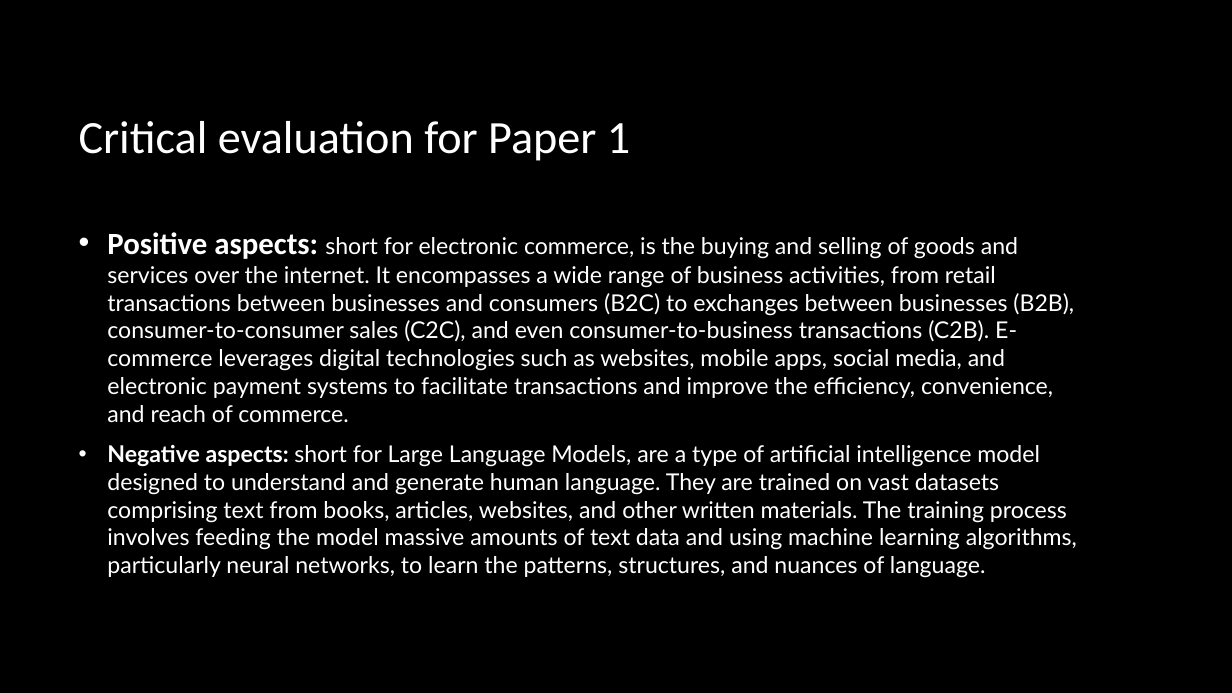
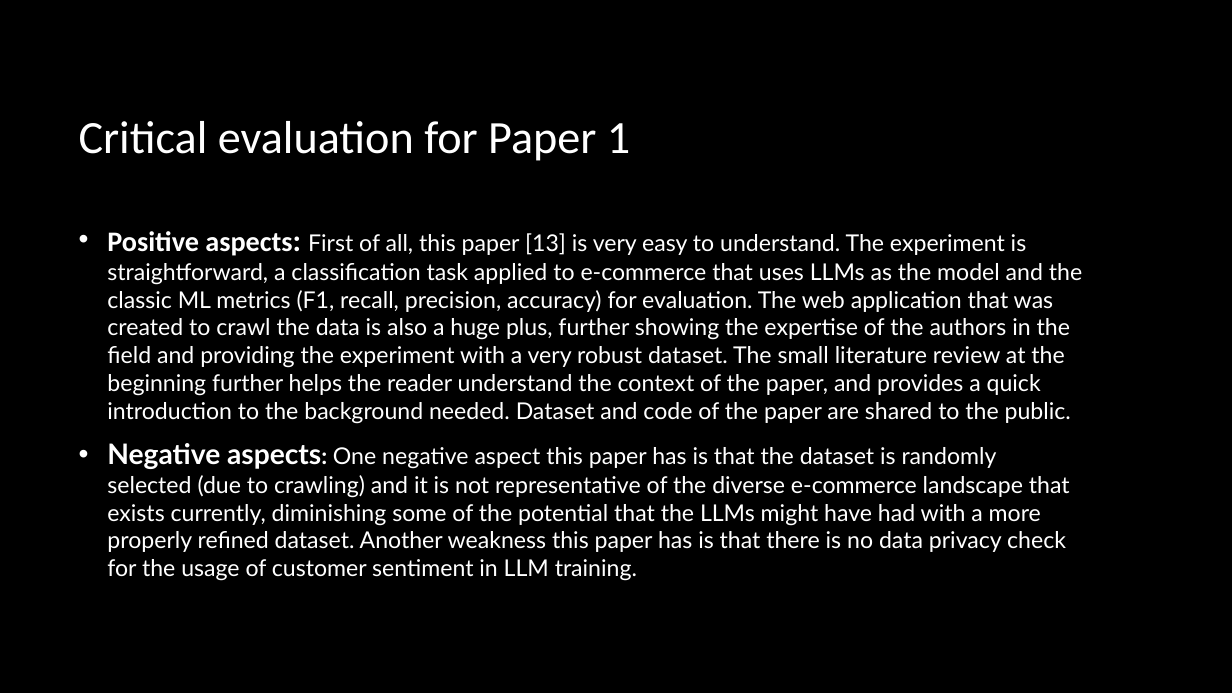
Before and after one commit to JimTsiob/literature-review-e-commerce, a slide deck: slide 6 of literature_review_presentation.pptx. Drawn at 1232x693 pixels with LibreOffice and Linux fonts; fonts in the diff are those of the drawing; background and template pictures are left out. Boxes give left, top, right and bottom in pixels: in the first picture for what was removed or moved away, otherwise in the second. Text is boxed around its words. In the diff, an @@ line names an element or a change of style, - is before the commit and + after.

Commit message:
update ppt

```diff
--- a/literature_review_presentation.pptx
+++ b/literature_review_presentation.pptx
@@ text at <box>107,231,1082,581</box>: text changed @@
-• Positive aspects: short for electronic commerce, is the buying and selling of goods and services over the internet. It encompasses a wide range of business activities, from retail transactions between businesses and consumers (B2C) to exchanges between businesses (B2B), consumer-to-consumer sales (C2C), and even consumer-to-business transactions (C2B). E-commerce leverages digital technologies such as websites, mobile apps, social media, and electronic payment systems to facilitate transactions and improve the efficiency, convenience, and reach of commerce.
-• Negative aspects: short for Large Language Models, are a type of artificial intelligence model designed to understand and generate human language. They are trained on vast datasets comprising text from books, articles, websites, and other written materials. The training process involves feeding the model massive amounts of text data and using machine learning algorithms, particularly neural networks, to learn the patterns, structures, and nuances of language.
+• Positive aspects: First of all, this paper [13] is very easy to understand. The experiment is straightforward, a classification task applied to e-commerce that uses LLMs as the model and the classic ML metrics (F1, recall, precision, accuracy) for evaluation. The web application that was created to crawl the data is also a huge plus, further showing the expertise of the authors in the field and providing the experiment with a very robust dataset. The small literature review at the beginning further helps the reader understand the context of the paper, and provides a quick introduction to the background needed. Dataset and code of the paper are shared to the public.
+• Negative aspects: One negative aspect this paper has is that the dataset is randomly selected (due to crawling) and it is not representative of the diverse e-commerce landscape that exists currently, diminishing some of the potential that the LLMs might have had with a more properly refined dataset. Another weakness this paper has is that there is no data privacy check for the usage of customer sentiment in LLM training.
```
